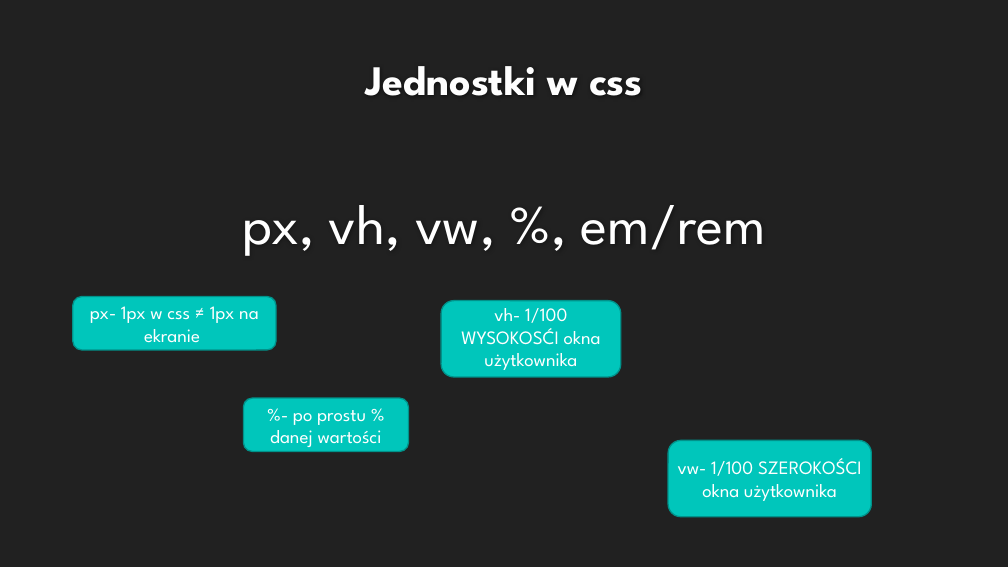
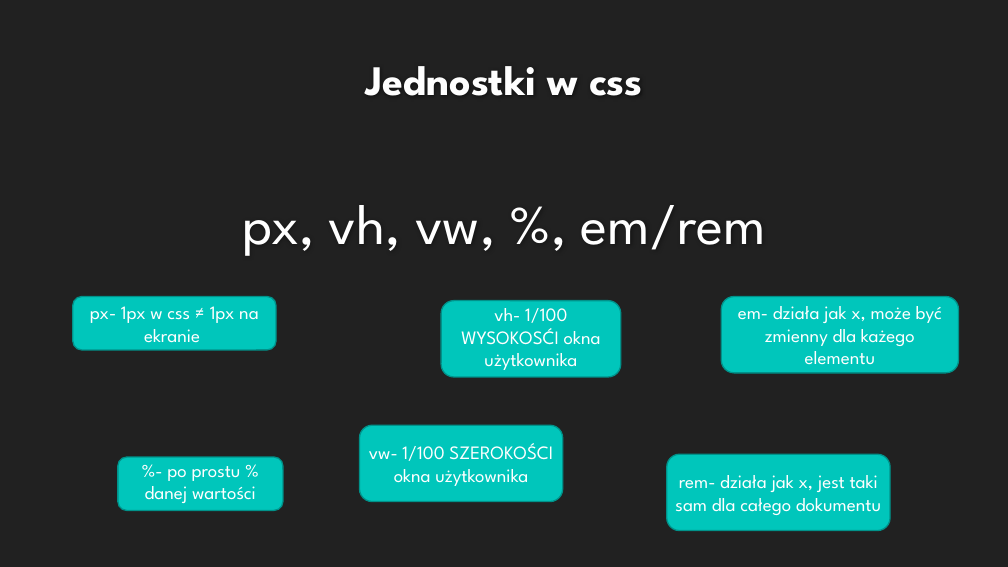
Before and after one commit to franix808/psi-html, a slide deck: slide 5 of moja_lekcja/prezentacja_psi/Franek_Garczorz_ZSPM_2cTi_Strony_Responsywne.pptx. Drawn at 1008x567 pixels with LibreOffice and Linux fonts; fonts in the diff are those of the drawing; background and template pictures are left out. Boxes give left, top, right and bottom in pixels: in the first picture for what was removed or moved away, otherwise in the second. Text is boxed around its words. In the diff, an @@ line names an element or a change of style, - is before the commit and + after.

```diff
--- a/moja_lekcja/prezentacja_psi/Franek_Garczorz_ZSPM_2cTi_Strony_Responsywne.pptx
+++ b/moja_lekcja/prezentacja_psi/Franek_Garczorz_ZSPM_2cTi_Strony_Responsywne.pptx
@@ rounded rectangle added at [721,296,959,373], fill #00C6BB, outline #00928A 1.25 pt @@
@@ text added at [738,306,942,365], 18 pt, text #FFFFFF @@
+em- działa jak x, może być zmienny dla każego elementu
@@ text "vw- 1/100 SZEROKOŚCI okna użytkownika": place and size @@
-text "vw- 1/100 SZEROKOŚCI okna użytkownika" at [678,458,862,501]
+text "vw- 1/100 SZEROKOŚCI okna użytkownika" at [369,443,553,486]
@@ rounded rectangle: place and size @@
-rounded rectangle at [668,441,872,517]
+rounded rectangle at [360,425,563,501]
@@ text "%- po prostu % danej ...": place and size @@
-text "%- po prostu % danej ..." at [270,410,382,447]
+text "%- po prostu % danej ..." at [145,466,256,503]
@@ rounded rectangle: place and size @@
-rounded rectangle at [243,399,408,452]
+rounded rectangle at [118,457,283,511]
@@ rounded rectangle added at [667,454,890,531], fill #00C6BB, outline #00928A 1.25 pt @@
@@ text added at [675,475,881,515], 18 pt, text #FFFFFF @@
+rem- działa jak x, jest taki sam dla całego dokumentu
```
Also in this commit, not shown: 4 other files.
